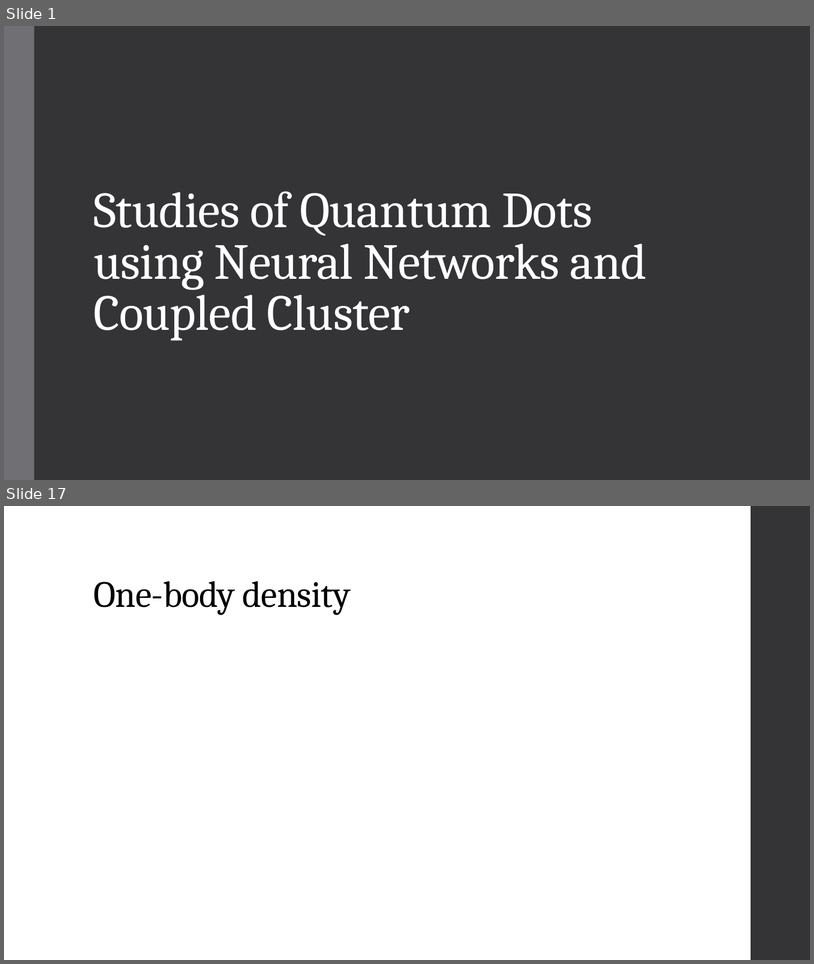
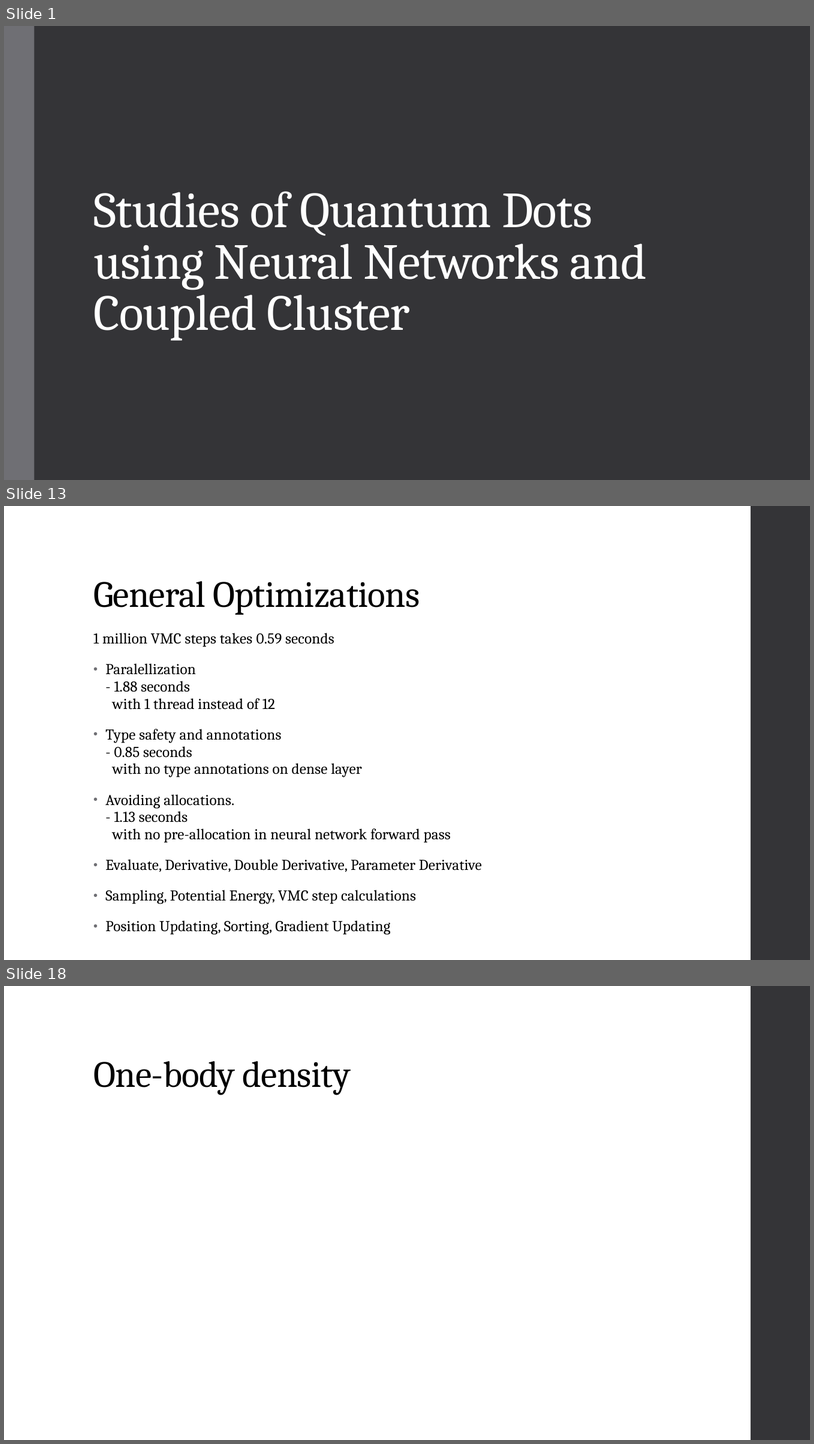
Before and after one commit to KarlHenrik/ComputationalPhysicsMaster, a slide deck: Thesis/Thesis Presentation.pptx. Shown one above the other, each under a label of ours: slides 1 and 17 before the commit, slides 1, 13 and 18 after it; the slides between them are not shown. The pictures are 814x964 and 814x1444 pixels, drawn with LibreOffice and Linux fonts; fonts in the diff are those of the drawing. Boxes give left, top, right and bottom in pixels: in the first picture for what was removed or moved away, otherwise in the second. Text is boxed around its words. In the diff, an @@ line names an element or a change of style, - is before the commit and + after.

```diff
--- a/Thesis/Thesis Presentation.pptx
+++ b/Thesis/Thesis Presentation.pptx
@@ slide 13 added at [4,506,810,960], background #FFFFFF; not listed: 1 template element that a slide beside it also shows @@
@@ title added at [93,581,420,615], 44 pt, text #000000 @@
+General Optimizations
@@ text added at [93,633,482,934], 18 pt, text #000000 @@
+1 million VMC steps takes 0.59 seconds
+• Paralellization
+  - 1.88 seconds
+  with 1 thread instead of 12
+• Type safety and annotations
+  - 0.85 seconds
+  with no type annotations on dense layer
+• Avoiding allocations.
+  - 1.13 seconds
+  with no pre-allocation in neural network forward pass
+• Evaluate, Derivative, Double Derivative, Parameter Derivative
+• Sampling, Potential Energy, VMC step calculations
+• Position Updating, Sorting, Gradient Updating
@@ what was slide 17 is now slide 18 @@
```
Also in this commit, not shown: 11 slides changed, 5 other slides added, 7 slides removed, 1 other file.
